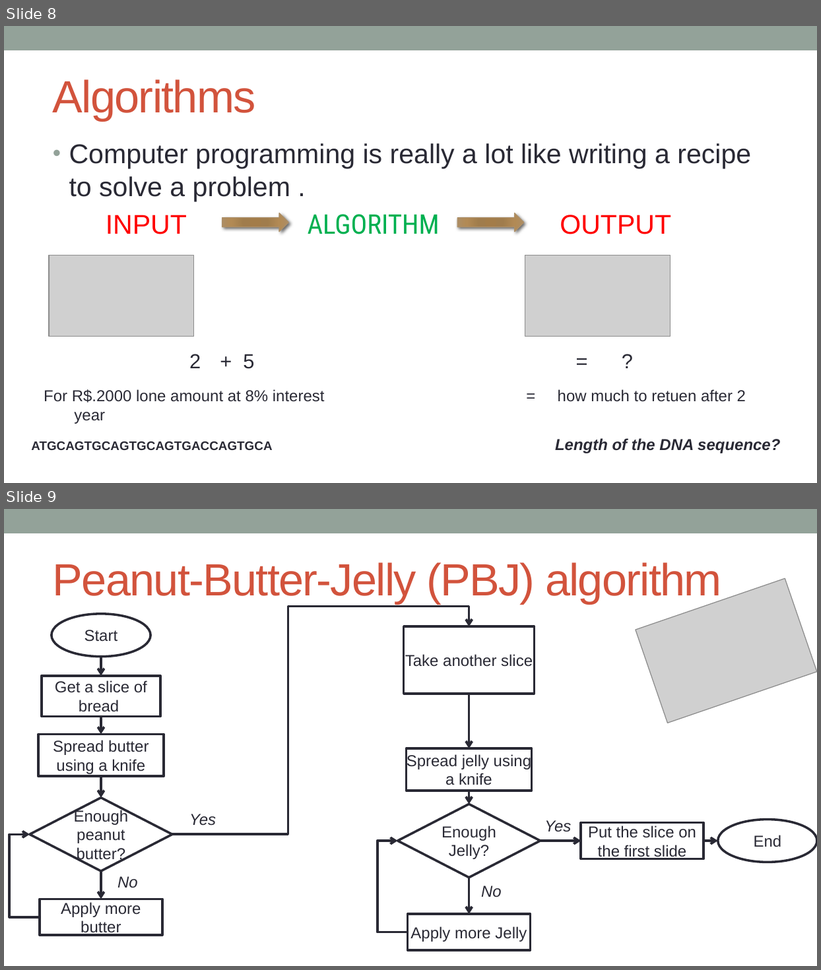
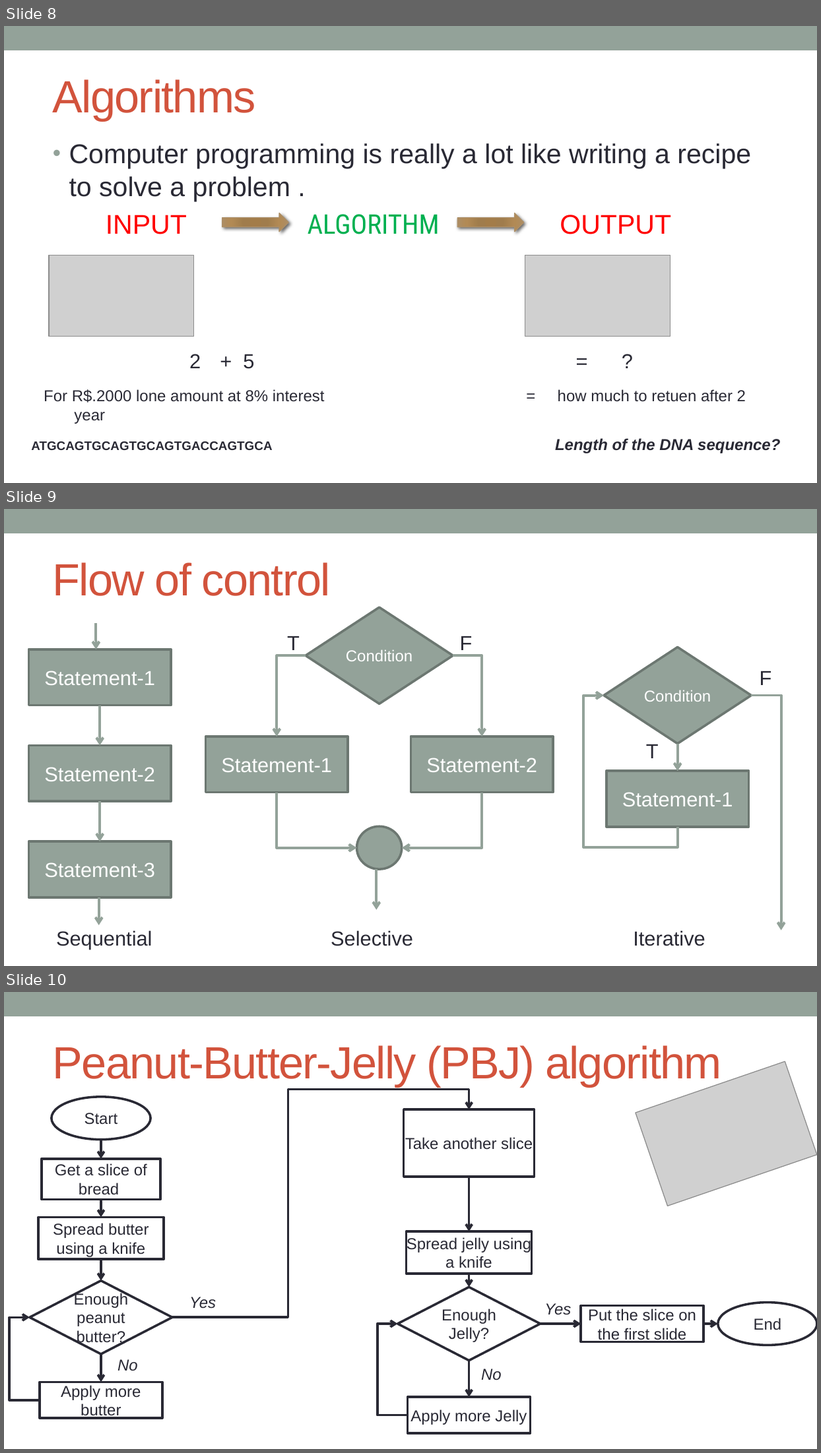
Before and after one commit to kanhu-pcr-code/bioinfo-PERL-course, a slide deck: PPTs/Programming-fundamentals.pptx. Shown one above the other, each under a label of ours: slides 8 and 9 before the commit, slides 8, 9 and 10 after it. The pictures are 821x970 and 821x1453 pixels, drawn with LibreOffice and Linux fonts; fonts in the diff are those of the drawing; grey boxes stand for pictures. Boxes give left, top, right and bottom in pixels: in the first picture for what was removed or moved away, otherwise in the second. Text is boxed around its words. In the diff, an @@ line names an element or a change of style, - is before the commit and + after.

```diff
--- a/PPTs/Programming-fundamentals.pptx
+++ b/PPTs/Programming-fundamentals.pptx
@@ slide 9 added at <box>4,509,817,966</box>, background #FFFFFF; not listed: 1 template element that a slide beside it also shows @@
@@ title added at <box>53,562,331,596</box>, 40 pt, text #D2533C @@
+Flow of control
@@ group added at <box>206,607,553,910</box>: 4 elbow arrows, 2 rectangles, 2 texts, 1 diamond, 1 ellipse, 1 arrow @@
+Condition
+Statement-1
+Statement-2
+T
+F
@@ group added at <box>583,647,781,931</box>: 2 elbow arrows, 2 texts, 1 diamond, 1 rectangle, 1 arrow @@
+Condition
+Statement-1
+T
+F
@@ group added at <box>28,623,171,925</box>: 4 arrows, 3 rectangles @@
+Statement-1
+Statement-2
+Statement-3
@@ text added at <box>56,931,152,950</box>, 18 pt, text #292934 @@
+Sequential
@@ text added at <box>331,931,413,947</box>, 18 pt, text #292934 @@
+Selective
@@ text added at <box>633,931,705,947</box>, 18 pt, text #292934 @@
+Iterative
@@ what was slide 9 is now slide 10 @@
```
Also in this commit, not shown: 8 other files.
